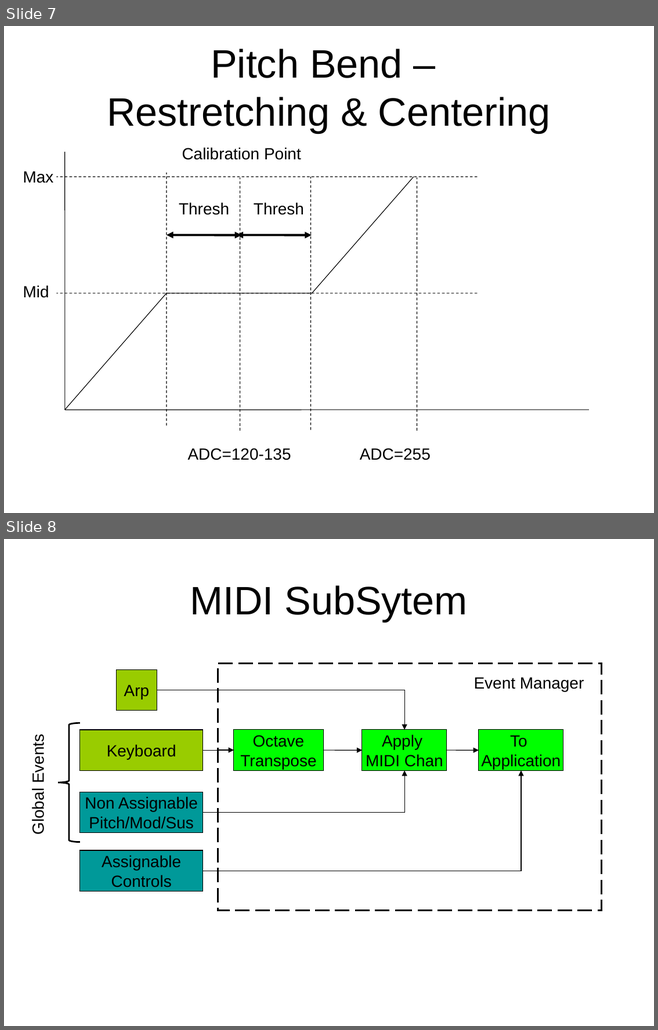
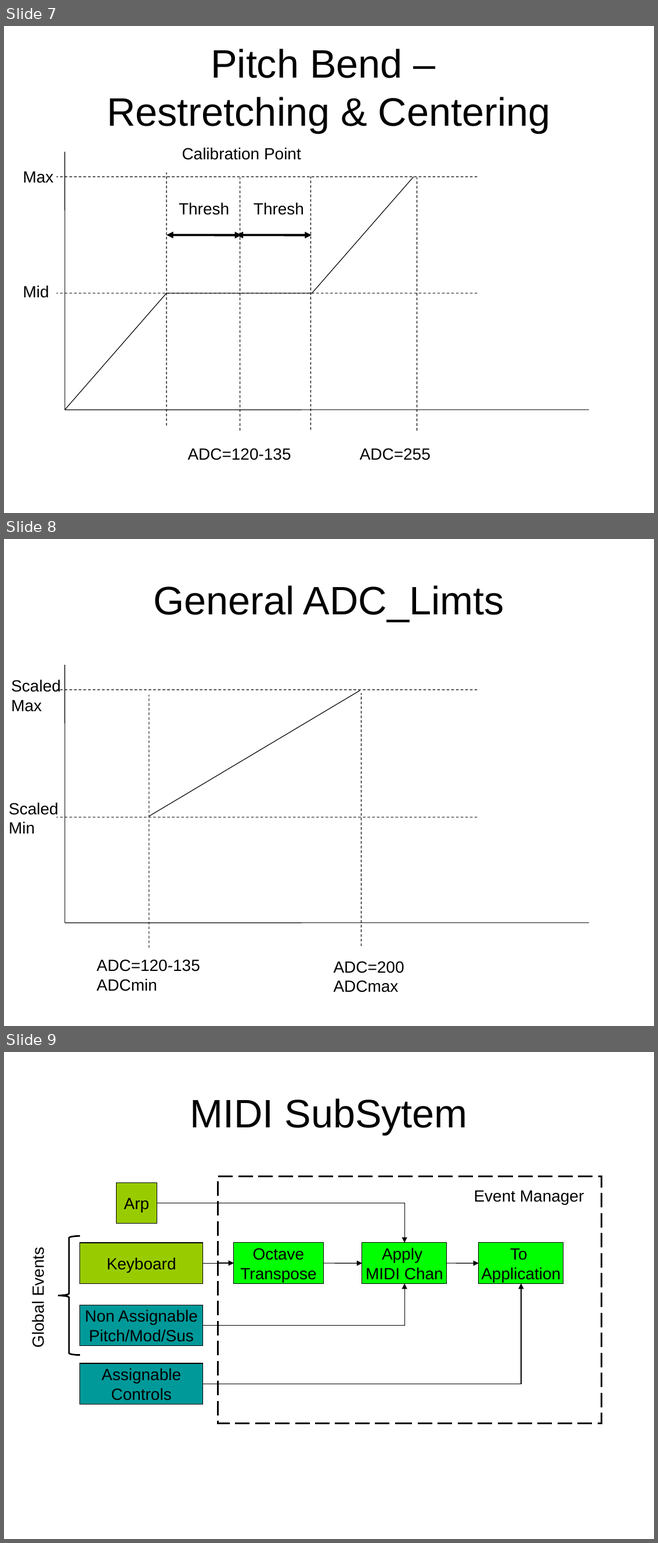
Before and after one commit to AdrianGin/NovationLaunchkey, a slide deck: res/TechDiagram.ppt. Shown one above the other, each under a label of ours: slides 7 and 8 before the commit, slides 7, 8 and 9 after it. The pictures are 658x1030 and 658x1543 pixels, drawn with LibreOffice and Linux fonts; fonts in the diff are those of the drawing. Boxes give left, top, right and bottom in pixels: in the first picture for what was removed or moved away, otherwise in the second. Text is boxed around its words. In the diff, an @@ line names an element or a change of style, - is before the commit and + after.

```diff
--- a/res/TechDiagram.ppt
+++ b/res/TechDiagram.ppt
@@ slide 8 added at bbox=[4, 539, 654, 1026], background #FFFFFF @@
@@ title added at bbox=[153, 585, 504, 622], 44 pt, text #000000 @@
+General ADC_Limts
@@ line added from (65, 665) to (65, 923), #000000 0.74 pt @@
@@ text added at bbox=[11, 679, 61, 712], 18 pt, text #000000 @@
+Scaled
+Max
@@ line added from (477, 690) to (57, 690), #000000 0.74 pt dashed @@
@@ line added from (360, 690) to (149, 816), #000000 0.74 pt @@
@@ line added from (149, 948) to (149, 695), #000000 0.74 pt dashed @@
@@ line added from (361, 946) to (361, 693), #000000 0.74 pt dashed @@
@@ text added at bbox=[9, 802, 59, 834], 18 pt, text #000000 @@
+Scaled
+Min
@@ line added from (477, 817) to (57, 817), #000000 0.74 pt dashed @@
@@ line added from (589, 923) to (65, 923), #000000 0.74 pt @@
@@ text added at bbox=[97, 959, 200, 991], 18 pt, text #000000 @@
+ADC=120-135
+ADCmin
@@ text added at bbox=[333, 961, 404, 993], 18 pt, text #000000 @@
+ADC=200
+ADCmax
@@ what was slide 8 is now slide 9 @@
```
Also in this commit, not shown: 4 other files.
